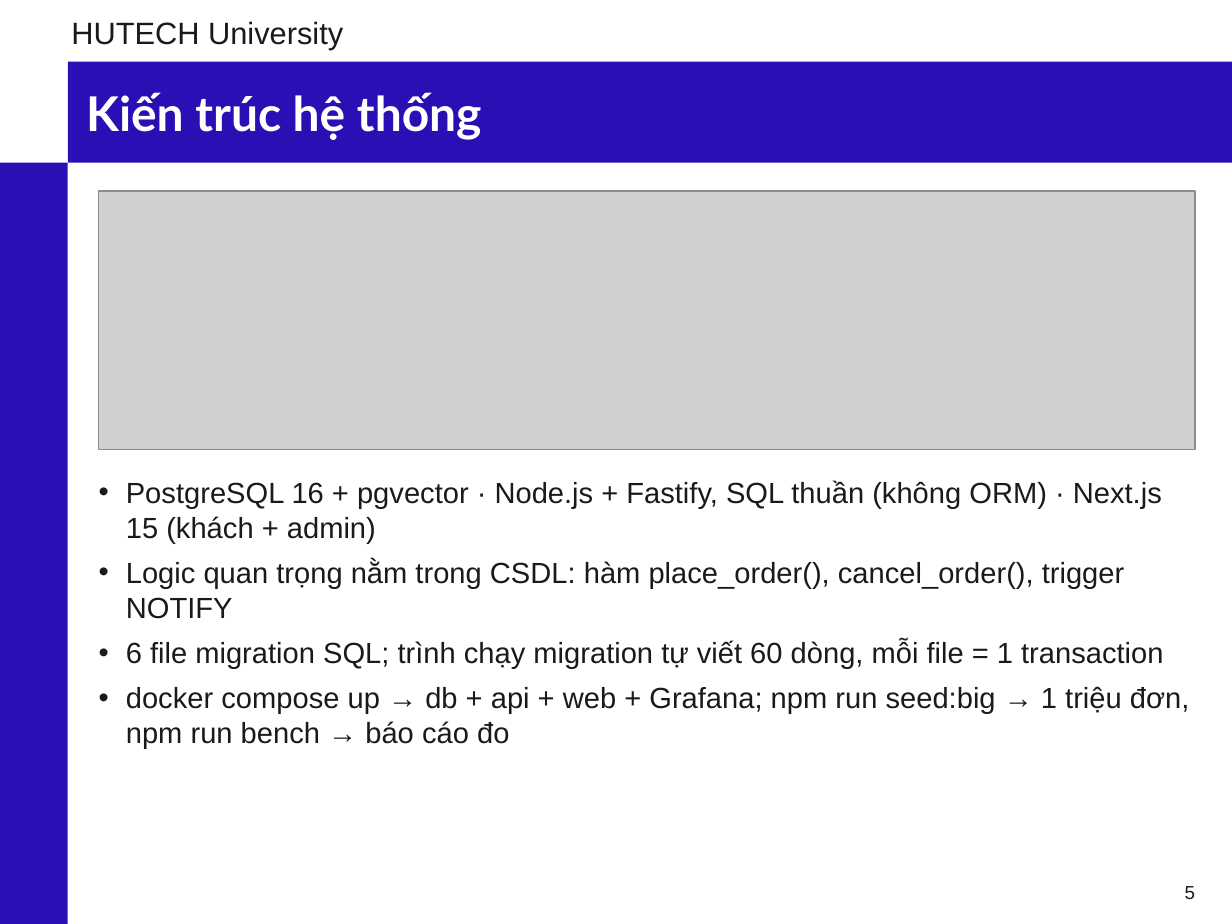
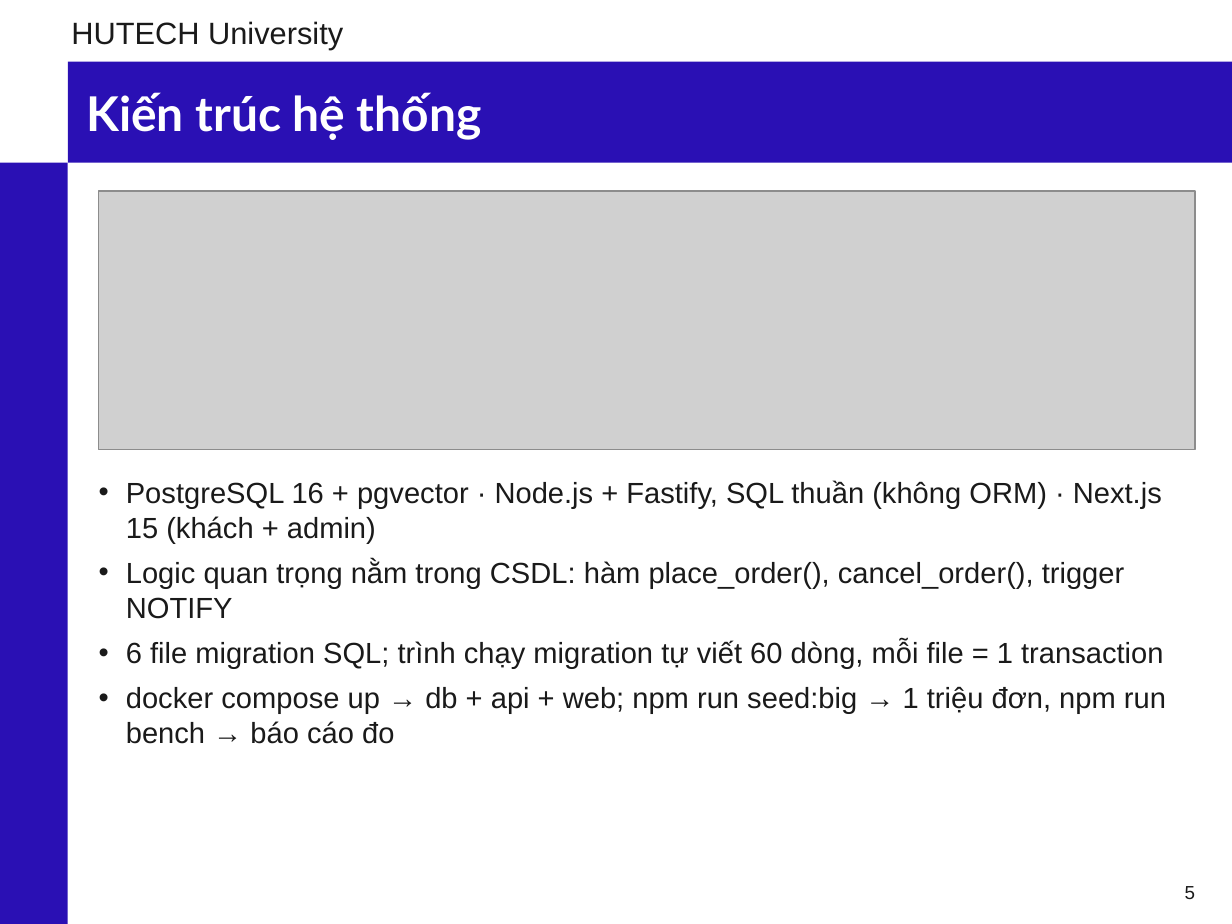
Before and after one commit to phunganhtuan123/master-csdl, a slide deck: slide 5 of docs/Slide_CSDL_Nhom6_PostgreSQL.pptx. Drawn at 1232x924 pixels with LibreOffice and Linux fonts; fonts in the diff are those of the drawing; grey boxes stand for pictures; background and template pictures are left out. Boxes give left, top, right and bottom in pixels: in the first picture for what was removed or moved away, otherwise in the second. Text is boxed around its words. In the diff, an @@ line names an element or a change of style, - is before the commit and + after.

```diff
--- a/docs/Slide_CSDL_Nhom6_PostgreSQL.pptx
+++ b/docs/Slide_CSDL_Nhom6_PostgreSQL.pptx
@@ text at <box>126,686,1166,744</box>: text changed @@
-• docker compose up → db + api + web + Grafana; npm run seed:big → 1 triệu đơn, npm run bench → báo cáo đo
+• docker compose up → db + api + web; npm run seed:big → 1 triệu đơn, npm run bench → báo cáo đo
```
Also in this commit, not shown: 1 other slide changed, 15 other files.
